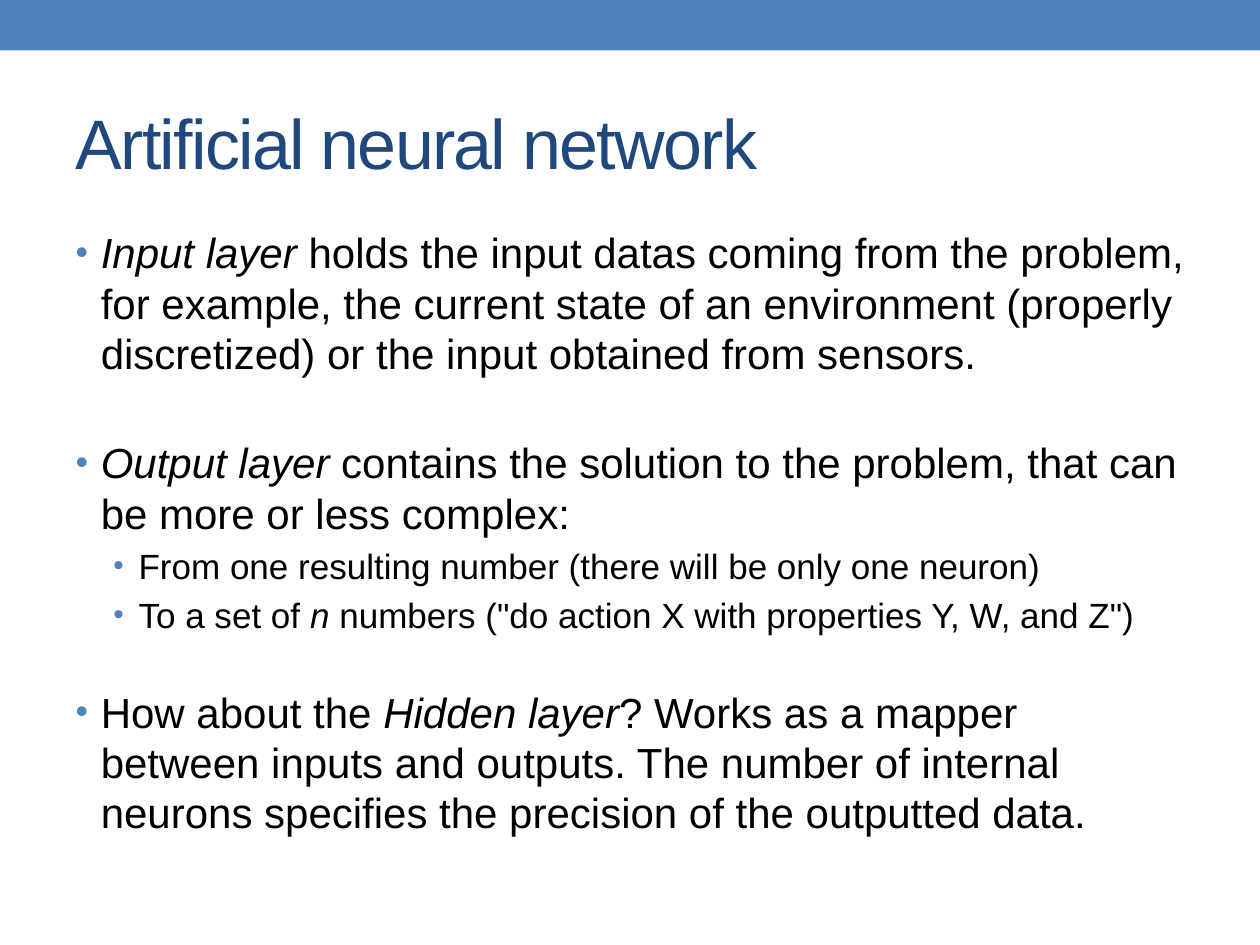
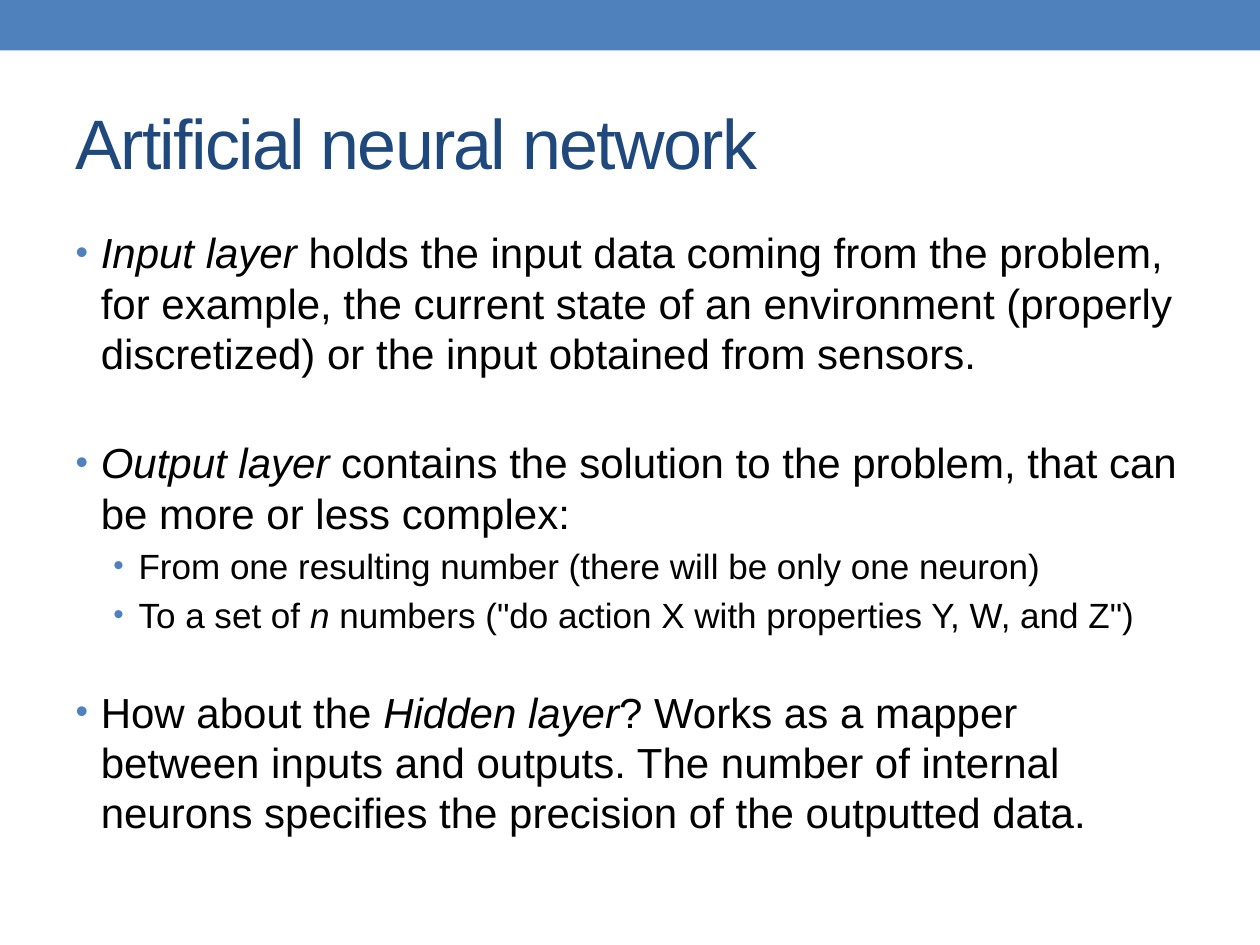
Before and after one commit to alessandrofrancesconi/carwin, a slide deck: slide 10 of presentation.pptx. Drawn at 1260x945 pixels with LibreOffice and Linux fonts; fonts in the diff are those of the drawing. Boxes give left, top, right and bottom in pixels: in the first picture for what was removed or moved away, otherwise in the second. Text is boxed around its words. In the diff, an @@ line names an element or a change of style, - is before the commit and + after.

Commit message:
Update PPT

```diff
--- a/presentation.pptx
+++ b/presentation.pptx
@@ text at [101,237,1172,378]: text changed @@
-• Input layer holds the input datas coming from the problem, for example, the current state of an environment (properly discretized) or the input obtained from sensors.
+• Input layer holds the input data coming from the problem, for example, the current state of an environment (properly discretized) or the input obtained from sensors.
```
Also in this commit, not shown: 1 other slide changed, 3 slides added, 1 other file.
